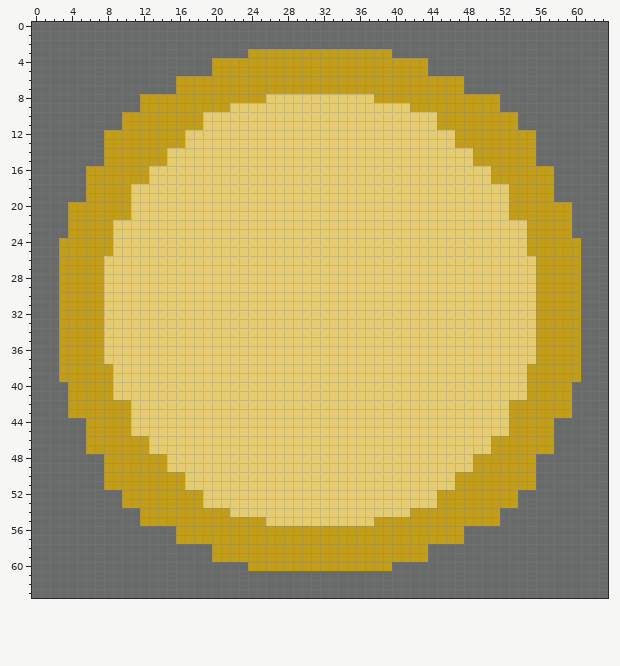
Pixel-art file -- assets/icons/abilities/abilityIcons.aseprite. This is how it looked before the edit.
64x64 pixels, 1 frame.
New version:
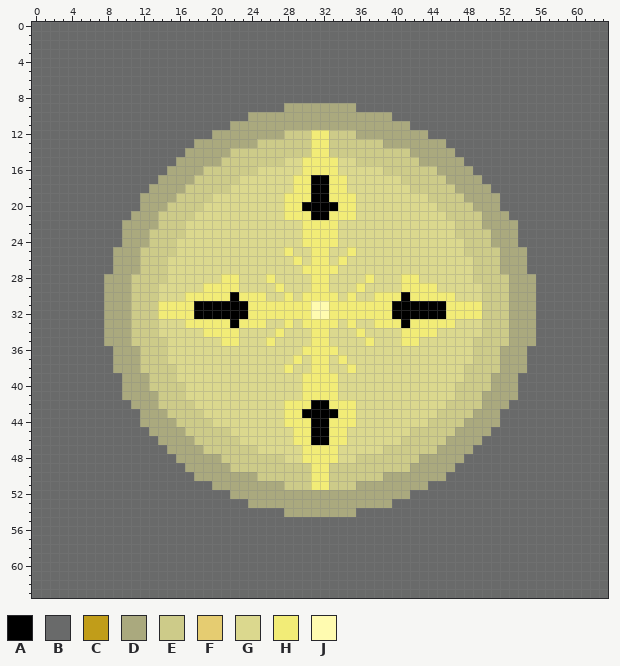
Palette (. is transparent): A #000000  B #696a6a  C #c19d19  D #aaa97e  E #cdcb89  F #e5cc71  G #dbd88e  H #f2ec77  J #fffbb0
Author's note on the commit: added some sfx and holy aura visuals
The edit:
layer "ConsecratedGround" now hidden
layer "HolyAura" added
Changed rows in their new state; - is an unchanged pixel.
Layer "HolyAura":
first column x 3:
 3 ---------------------BBBBBBBBBBBBBBBB---------------------
 4 -----------------BBBBBBBBBBBBBBBBBBBBBBBB-----------------
 5 -----------------BBBBBBBBBBBBBBBBBBBBBBBB-----------------
 6 -------------BBBBBBBBBBBBBBBBBBBBBBBBBBBBBBBB-------------
 7 -------------BBBBBBBBBBBBBBBBBBBBBBBBBBBBBBBB-------------
 8 ---------BBBBBBBBBBBBBBBBBBBBBBBBBBBBBBBBBBBBBBBB---------
 9 ---------BBBBBBBBBBBBBBBBDDDDDDDDBBBBBBBBBBBBBBBB---------
10 -------BBBBBBBBBBBBBBDDDDDDDDDDDDDDDDBBBBBBBBBBBBBB-------
11 -------BBBBBBBBBBBBDDDDDDDDDDDDDDDDDDDDBBBBBBBBBBBB-------
12 -----BBBBBBBBBBBBDDDDDDDDEEEHHEEEDDDDDDDDBBBBBBBBBBBB-----
13 -----BBBBBBBBBBDDDDDDDEEEEEEHHEEEEEEDDDDDDDBBBBBBBBBB-----
14 -----BBBBBBBBBDDDDDEEEEEEEEEHHEEEEEEEEEDDDDDBBBBBBBBB-----
15 -----BBBBBBBBDDDDDEEEEEEEGGHHHHGGEEEEEEEDDDDDBBBBBBBB-----
16 ---BBBBBBBBBDDDDEEEEEEGGGGGHHHHGGGGGEEEEEEDDDDBBBBBBBBB---
17 ---BBBBBBBBDDDDEEEEEGGGGGGHHAAHHGGGGGGEEEEEDDDDBBBBBBBB---
18 ---BBBBBBBDDDDEEEEEGGGGGGGHHAAHHGGGGGGGEEEEEDDDDBBBBBBB---
19 ---BBBBBBDDDDEEEEGGGGGGGGHHHAAHHHGGGGGGGGEEEEDDDDBBBBBB---
20 -BBBBBBBBDDDEEEEGGGGGGGGGHHAAAAHHGGGGGGGGGEEEEDDDBBBBBBBB-
21 -BBBBBBBDDDEEEEGGGGGGGGGGHHHAAHHHGGGGGGGGGGEEEEDDDBBBBBBB-
22 -BBBBBBDDDDEEEGGGGGGGGGGGGGHHHHGGGGGGGGGGGGGEEEDDDDBBBBBB-
23 -BBBBBBDDDEEEEGGGGGGGGGGGGGHHHHGGGGGGGGGGGGGEEEEDDDBBBBBB-
24 BBBBBBBDDDEEEGGGGGGGGGGGGGGHHHHGGGGGGGGGGGGGGEEEDDDBBBBBBB
25 BBBBBBDDDEEEEGGGGGGGGGGGGHGGHHGGHGGGGGGGGGGGGEEEEDDDBBBBBB
26 BBBBBBDDDEEEGGGGGGGGGGGGGGHGHHGHGGGGGGGGGGGGGGEEEDDDBBBBBB
27 BBBBBBDDDEEEGGGGGGGGGGGGGGGHHHHGGGGGGGGGGGGGGGEEEDDDBBBBBB
28 BBBBBDDDEEEEGGGGGGHHGGGHGGGGHHGGGGHGGGHHGGGGGGEEEEDDDBBBBB
29 BBBBBDDDEEEGGGGGHHHHGGGGHGGGHHGGGHGGGGHHHHGGGGGEEEDDDBBBBB
30 BBBBBDDDEEEGGGHHHHHAHHHGGHGHHHHGHGGHHHAHHHHHGGGEEEDDDBBBBB
31 BBBBBDDDEEEHHHHAAAAAAHHHHHHHJJHHHHHHHAAAAAAHHHHEEEDDDBBBBB
32 BBBBBDDDEEEHHHHAAAAAAHHHHHHHJJHHHHHHHAAAAAAHHHHEEEDDDBBBBB
33 BBBBBDDDEEEGGGHHHHHAHHHGGHGHHHHGHGGHHHAHHHHHGGGEEEDDDBBBBB
34 BBBBBDDDEEEGGGGGHHHHGGGGHGGGHHGGGHGGGGHHHHGGGGGEEEDDDBBBBB
35 BBBBBDDDEEEEGGGGGGHHGGGHGGGGHHGGGGHGGGHHGGGGGGEEEEDDDBBBBB
36 BBBBBBDDDEEEGGGGGGGGGGGGGGGHHHHGGGGGGGGGGGGGGGEEEDDDBBBBBB
37 BBBBBBDDDEEEGGGGGGGGGGGGGGHGHHGHGGGGGGGGGGGGGGEEEDDDBBBBBB
38 BBBBBBDDDEEEEGGGGGGGGGGGGHGGHHGGHGGGGGGGGGGGGEEEEDDDBBBBBB
39 BBBBBBBDDDEEEGGGGGGGGGGGGGGHHHHGGGGGGGGGGGGGGEEEDDDBBBBBBB
40 -BBBBBBDDDEEEEGGGGGGGGGGGGGHHHHGGGGGGGGGGGGGEEEEDDDBBBBBB-
41 -BBBBBBDDDDEEEGGGGGGGGGGGGGHHHHGGGGGGGGGGGGGEEEDDDDBBBBBB-
42 -BBBBBBBDDDEEEEGGGGGGGGGGHHHAAHHHGGGGGGGGGGEEEEDDDBBBBBBB-
43 -BBBBBBBBDDDEEEEGGGGGGGGGHHAAAAHHGGGGGGGGGEEEEDDDBBBBBBBB-
44 ---BBBBBBDDDDEEEEGGGGGGGGHHHAAHHHGGGGGGGGEEEEDDDDBBBBBB---
45 ---BBBBBBBDDDDEEEEEGGGGGGGHHAAHHGGGGGGGEEEEEDDDDBBBBBBB---
46 ---BBBBBBBBDDDDEEEEEGGGGGGHHAAHHGGGGGGEEEEEDDDDBBBBBBBB---
47 ---BBBBBBBBBDDDDEEEEEEGGGGGHHHHGGGGGEEEEEEDDDDBBBBBBBBB---
48 -----BBBBBBBBDDDDDEEEEEEEGGHHHHGGEEEEEEEDDDDDBBBBBBBB-----
49 -----BBBBBBBBBDDDDDEEEEEEEEEHHEEEEEEEEEDDDDDBBBBBBBBB-----
50 -----BBBBBBBBBBDDDDDDDEEEEEEHHEEEEEEDDDDDDDBBBBBBBBBB-----
51 -----BBBBBBBBBBBBDDDDDDDDEEEHHEEEDDDDDDDDBBBBBBBBBBBB-----
52 -------BBBBBBBBBBBBDDDDDDDDDDDDDDDDDDDDBBBBBBBBBBBB-------
53 -------BBBBBBBBBBBBBBDDDDDDDDDDDDDDDDBBBBBBBBBBBBBB-------
54 ---------BBBBBBBBBBBBBBBBDDDDDDDDBBBBBBBBBBBBBBBB---------
55 ---------BBBBBBBBBBBBBBBBBBBBBBBBBBBBBBBBBBBBBBBB---------
56 -------------BBBBBBBBBBBBBBBBBBBBBBBBBBBBBBBB-------------
57 -------------BBBBBBBBBBBBBBBBBBBBBBBBBBBBBBBB-------------
58 -----------------BBBBBBBBBBBBBBBBBBBBBBBB-----------------
59 -----------------BBBBBBBBBBBBBBBBBBBBBBBB-----------------
60 ---------------------BBBBBBBBBBBBBBBB---------------------
Pixel boxes of the changes (left, top, right, bottom) in both pictures:
changed: (59, 49, 581, 571)
